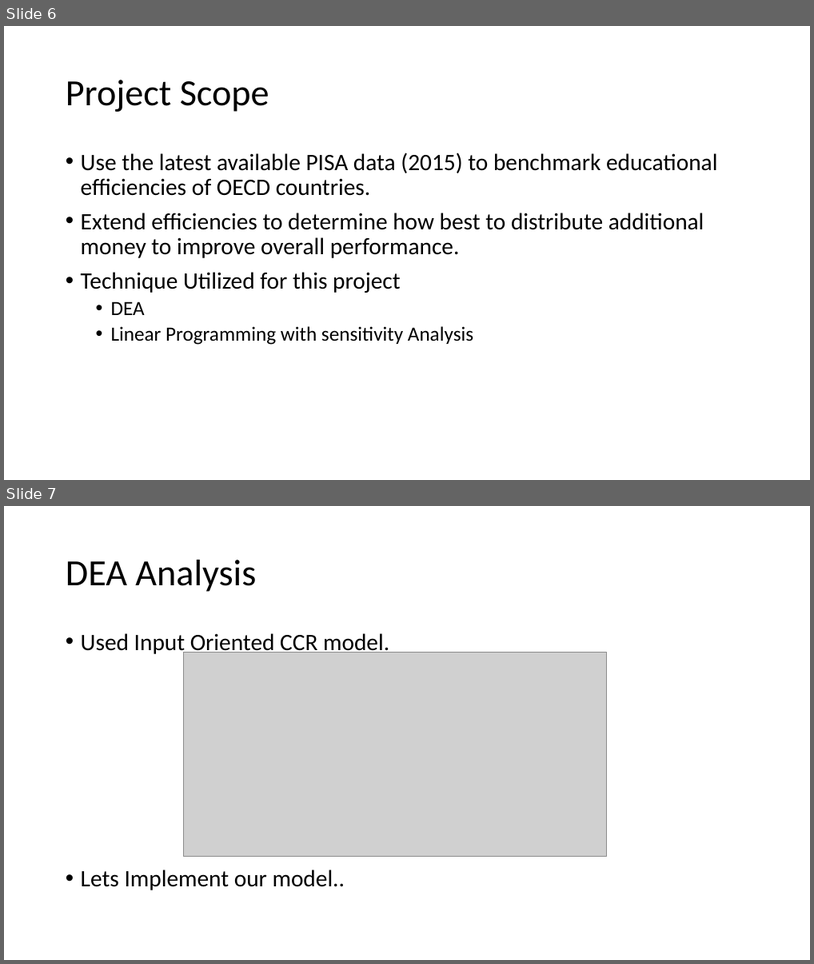
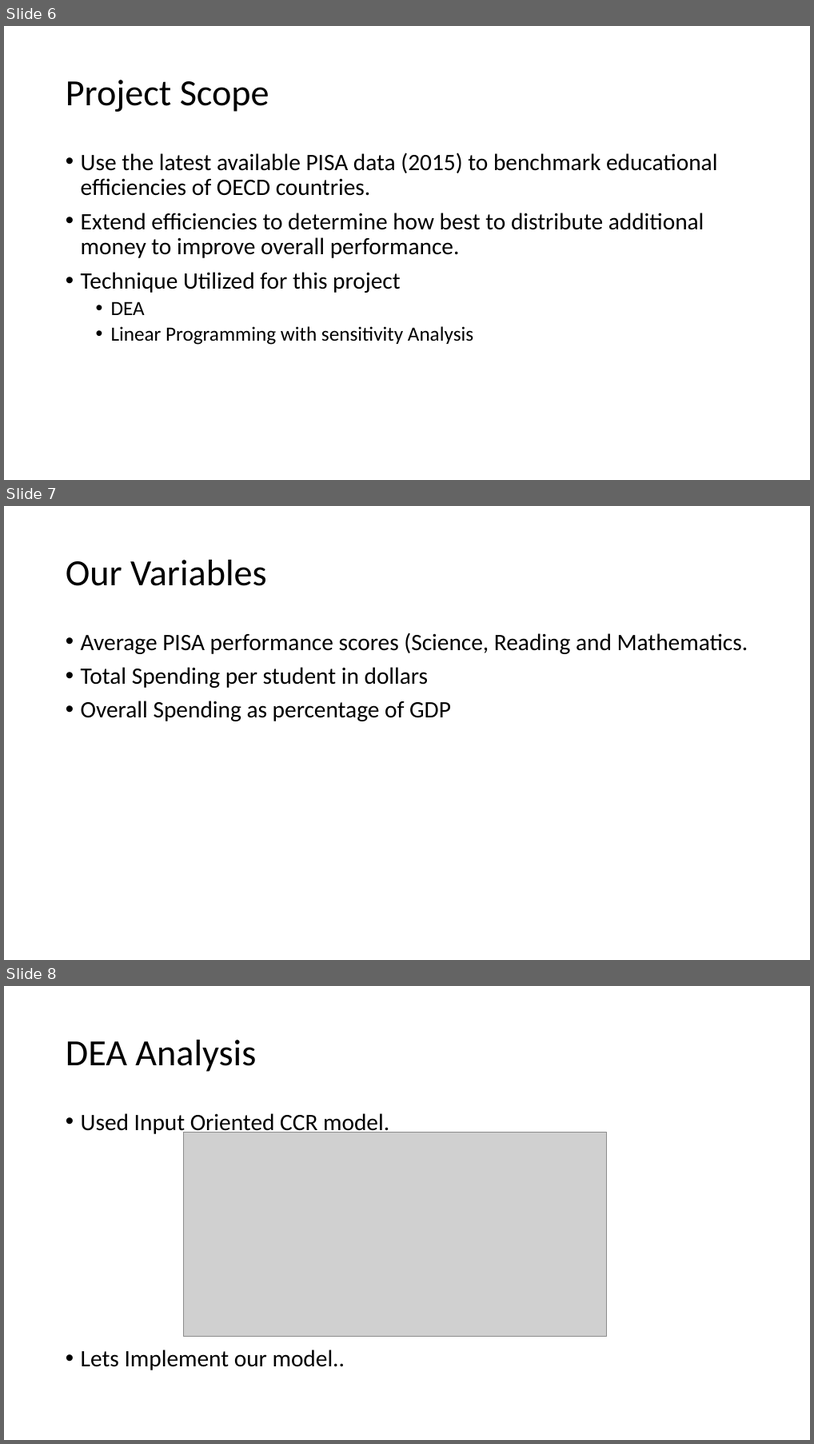
Before and after one commit to AndeyNunes/educationDEA, a slide deck: Project Presentation.pptx. Shown one above the other, each under a label of ours: slides 6 and 7 before the commit, slides 6, 7 and 8 after it. The pictures are 814x964 and 814x1444 pixels, drawn with LibreOffice and Linux fonts; fonts in the diff are those of the drawing; grey boxes stand for pictures. Boxes give left, top, right and bottom in pixels: in the first picture for what was removed or moved away, otherwise in the second. Text is boxed around its words. In the diff, an @@ line names an element or a change of style, - is before the commit and + after.

Commit message:
Changes to the powerpoint

```diff
--- a/Project Presentation.pptx
+++ b/Project Presentation.pptx
@@ slide 7 added at (x1=4, y1=506, x2=810, y2=960), background #FFFFFF @@
@@ title added at (x1=66, y1=560, x2=266, y2=586), 44 pt, text #000000 @@
+Our Variables
@@ text added at (x1=81, y1=632, x2=749, y2=721), 28 pt, text #000000 @@
+• Average PISA performance scores (Science, Reading and Mathematics.
+• Total Spending per student in dollars
+• Overall Spending as percentage of GDP
@@ what was slide 7 is now slide 8 @@
```
